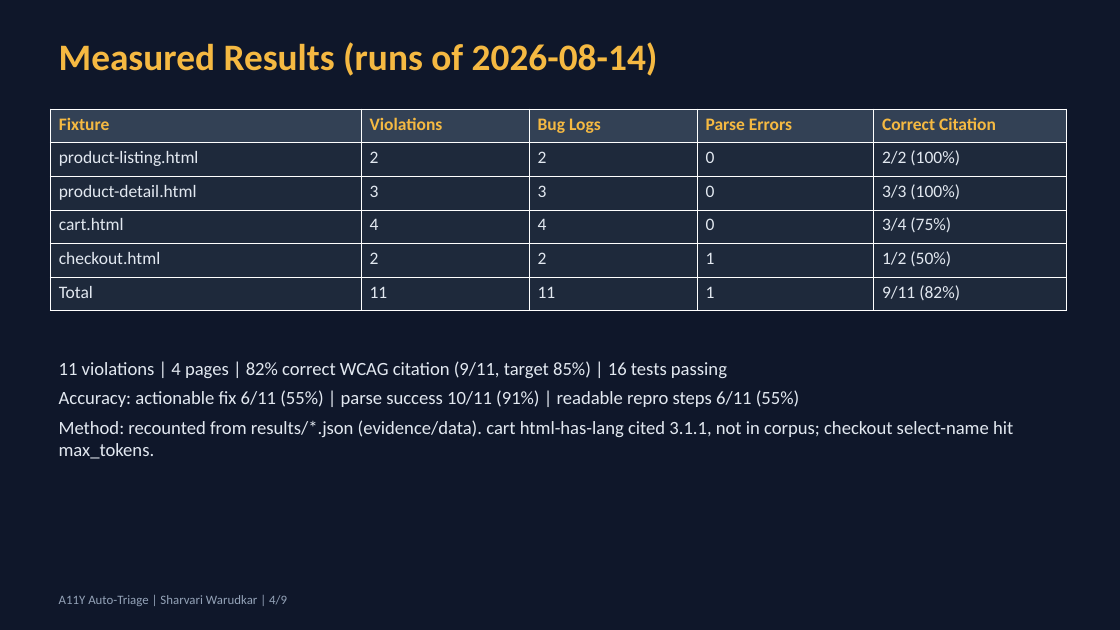
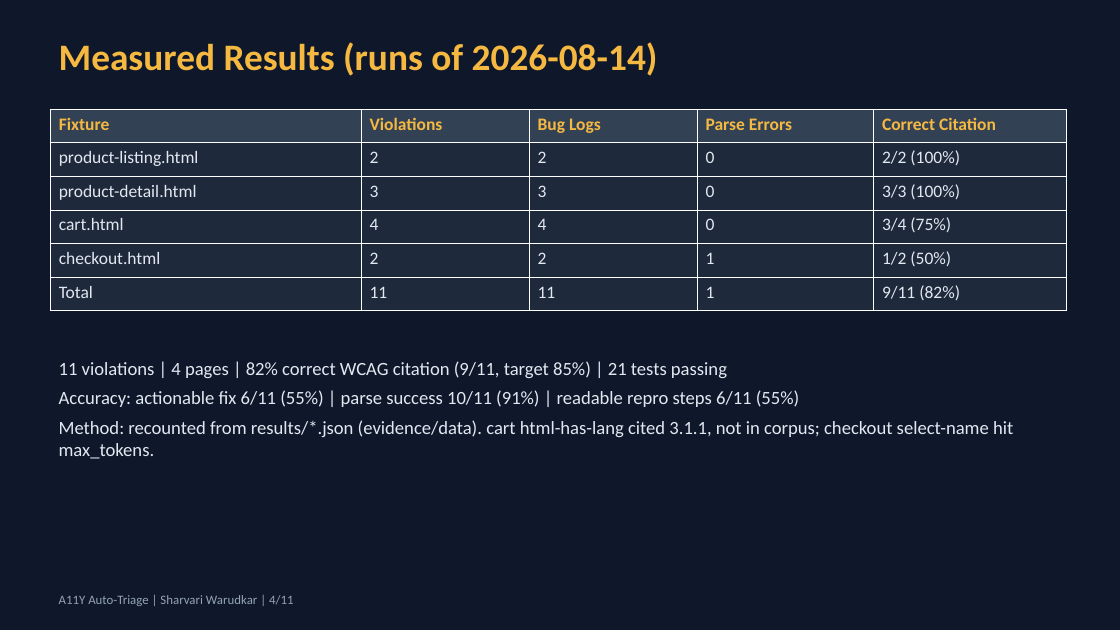
Before and after one commit to Sharvari-Warudkar/a11y-auto-triage, a slide deck: slide 4 of evidence/L1-a11y-auto-traige-presentation.pptx. Drawn at 1120x630 pixels with LibreOffice and Linux fonts; fonts in the diff are those of the drawing. Boxes give left, top, right and bottom in pixels: in the first picture for what was removed or moved away, otherwise in the second. Text is boxed around its words. In the diff, an @@ line names an element or a change of style, - is before the commit and + after.

```diff
--- a/evidence/L1-a11y-auto-traige-presentation.pptx
+++ b/evidence/L1-a11y-auto-traige-presentation.pptx
@@ text at [59,361,727,378]: text changed @@
-11 violations | 4 pages | 82% correct WCAG citation (9/11, target 85%) | 16 tests passing
+11 violations | 4 pages | 82% correct WCAG citation (9/11, target 85%) | 21 tests passing
@@ text at [59,595,293,606]: text changed @@
-A11Y Auto-Triage | Sharvari Warudkar | 4/9
+A11Y Auto-Triage | Sharvari Warudkar | 4/11
```
Also in this commit, not shown: 7 other slides changed, 2 slides added, 29 other files.
